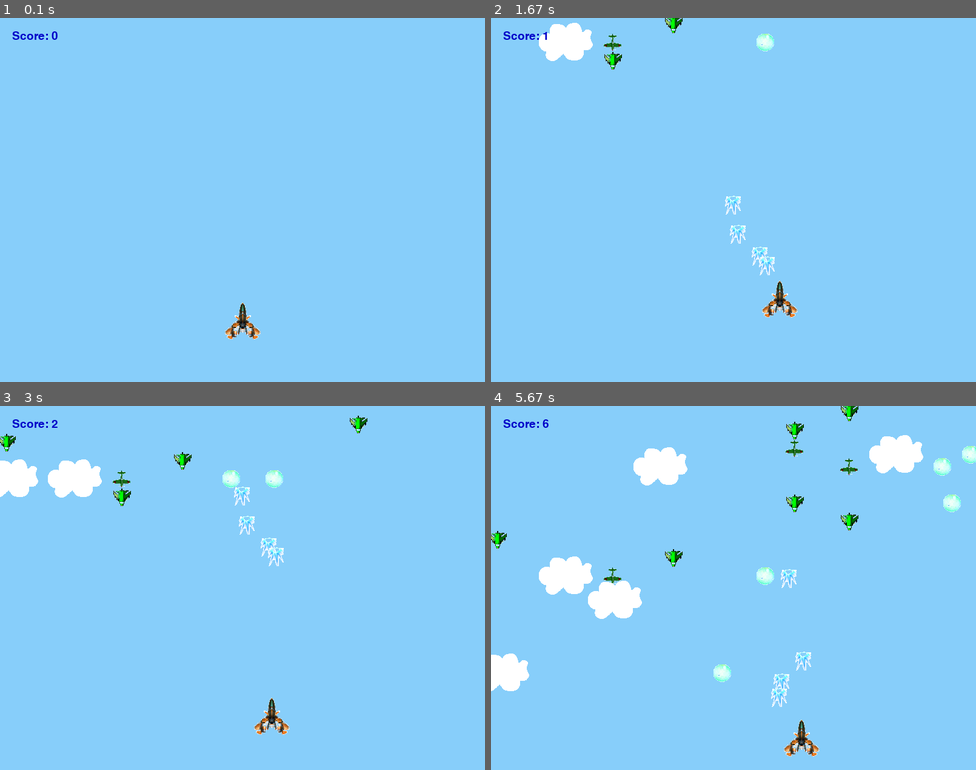
Above: before the commit, frames 1-4 (two rows, left to right).
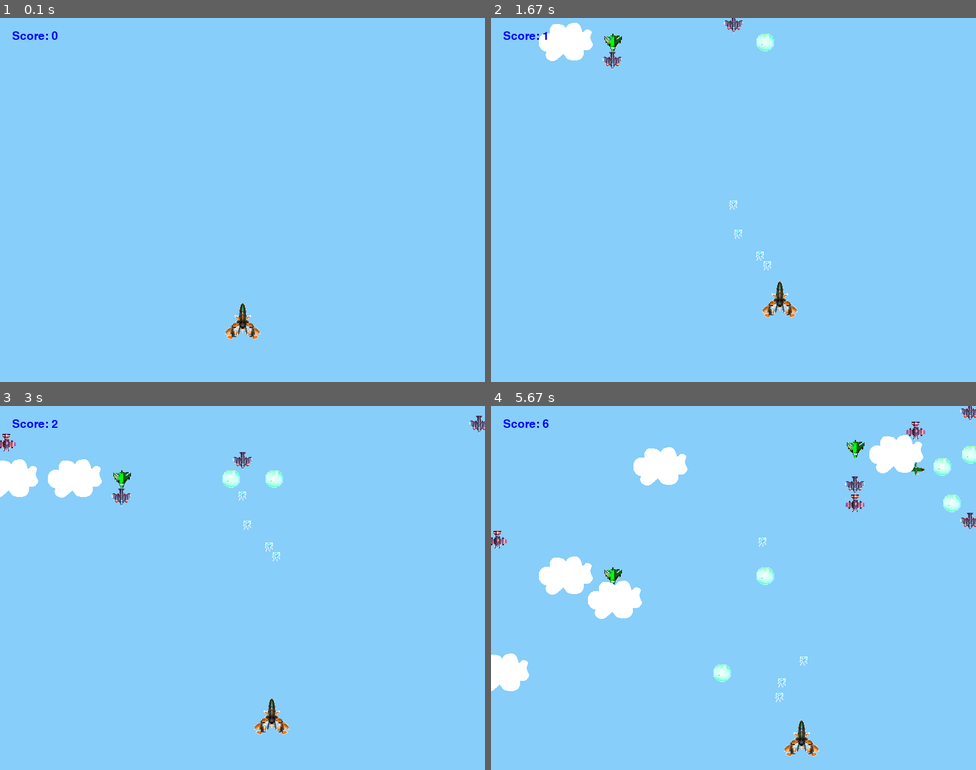
Above: after the commit, the same moments.

Repository: chauby/pygame_plane_war
Game: pygame game, started from playGame.py
Same seed, same stepped clock (60 frames per second), same inputs: the game is played once before the commit and once after it. The source is Python 2; it was converted automatically to run under Python 3.
Inputs:
- Up to frame 1 (0.1 s): no input
- Up to frame 2 (1.67 s): tap Space at 0.33, 0.73, 1.03, 1.23, 1.57 s; hold Right 0.67-1.13 s; hold Up 1.17-1.47 s; hold Right from 1.5 s (still down)
- Up to frame 3 (3 s): tap Space at 1.87, 2.07, 2.37, 2.63, 2.97 s; release Right at 1.97 s; hold Left 2-2.53 s; hold Down 2.57-2.87 s; hold Down from 2.9 s (still down)
- Up to frame 4 (5.67 s): tap Space at 3.27, 3.4, 3.8, 4.1, 4.47, 4.87, 5.17, 5.37 s; release Down at 3.3 s; hold Up 3.33-3.7 s; hold Right 3.73-4.37 s; hold Down 4.4-4.77 s; hold Left 4.8-5.27 s; hold Right from 5.3 s (still down)

The runs differ from the first frame. In frame 1, less than 0.1% of the frame differs, in the area x 2-12%, y 3-6%; in frame 2, 0.9%; in frame 3, 1.2%; in frame 4, 1.9%, in the area x 0-100%, y 0-83%.

Commit message:
fix some bugs

Diff:
--- a/playGame.py
+++ b/playGame.py
@@ -21,7 +21,7 @@
 class Player(pygame.sprite.Sprite):
 	def __init__(self):
 		super(Player, self).__init__()
-		image = pygame.image.load('GodPlane2.png').convert()
+		image = pygame.image.load('data/GodPlane.png').convert()
 		self.image = pygame.transform.scale(image, (64, 64))
 		self.image.set_colorkey((255, 255, 255), RLEACCEL)
 		self.rect = self.image.get_rect(center = (width/2, 500))#set the plaer's init position
@@ -50,8 +50,8 @@
 class Bullet(pygame.sprite.Sprite):
 	def __init__(self, x_position, y_position):
 		super(Bullet, self).__init__()
-		image = pygame.image.load('biu2.png').convert()
-		self.image = pygame.transform.scale(image, (32, 32))
+		image = pygame.image.load('data/bullet.png').convert()
+		self.image = pygame.transform.scale(image, (16, 16))
 		self.image.set_colorkey((255, 255, 255), RLEACCEL)
 		self.rect = self.image.get_rect(center = (x_position, y_position))
 		self.speed = 2
@@ -65,7 +65,7 @@
 class RewardBlood(pygame.sprite.Sprite):
 	def __init__(self):
 		super(RewardBlood, self).__init__()
-		image = pygame.image.load('sphere2.png').convert()
+		image = pygame.image.load('data/sphere.png').convert()
 		self.image = pygame.transform.scale(image, (32, 32))
 		self.image.set_colorkey((255, 255, 255), RLEACCEL)
 		self.rect = self.image.get_rect(center = (random.randint(0, width), 0))
@@ -80,14 +80,20 @@
 class Enemy(pygame.sprite.Sprite):
 	def __init__(self):
 		super(Enemy, self).__init__()
-		if random.randint(1,2) == 1:
-			image = pygame.image.load('JpPlane2.png').convert()
+		index = random.randint(0, 3)
+		if index == 0:
+			image = pygame.image.load('data/JpPlane.png').convert()
+		elif index == 1:
+			image = pygame.image.load('data/GreenPlane.png').convert()
+		elif index == 2:
+			image = pygame.image.load('data/JitPlane.png').convert()
 		else:
-			image = pygame.image.load('GreenPlane2.png').convert()
+			image = pygame.image.load('data/LXPlane.png').convert()
+
 		self.image = pygame.transform.scale(image, (32, 32))
-		self.init_position = [10, 100, 200, 300, 400, 500, 590]
-		self.image.set_colorkey((255, 255, 255), RLEACCEL)
-		self.rect = self.image.get_rect(center = (self.init_position[random.randint(0, 6)], 0))
+		self.init_position = [10, 100, 200, 300, 400, 500, 600, 700, 790]
+		self.image.set_colorkey((255, 255, 255), RLEACCEL)
+		self.rect = self.image.get_rect(center = (self.init_position[random.randint(0, 8)], 0))
 		# self.speed = random.randint(1, 2)
 		self.speed = 1
 
@@ -101,7 +107,7 @@
 	"""docstring for Cloud"""
 	def __init__(self):
 		super(Cloud, self).__init__()
-		self.image = pygame.image.load('cloud.png').convert()
+		self.image = pygame.image.load('data/cloud.png').convert()
 		self.image.set_colorkey((0, 0, 0), RLEACCEL)
 		self.rect = self.image.get_rect(center = (random.randint(0, width), 0))
 		self.speed = random.randint(1,3)
@@ -213,7 +219,7 @@
 			if event.key == K_ESCAPE:
 				running = False
 			elif event.key == K_SPACE:
-				if len(bullets) <= 3:
+				if (len(bullets) <= 3) and (game_over == False):
 					new_bullet = Bullet(player.rect[0] + 32, player.rect[1])
 					bullets.add(new_bullet)
 					all_sprites.add(new_bullet)
@@ -234,14 +240,13 @@
 			rewardBloods.add(new_reward)
 			all_sprites.add(new_reward)
 
-	print player.rect
-
 	screen.blit(background, (0, 0))
 	clouds.update()
 	enemies.update()
 	rewardBloods.update()
-	pressed_keys = pygame.key.get_pressed()
-	player.update(pressed_keys)
+	if game_over == False:
+		pressed_keys = pygame.key.get_pressed()
+		player.update(pressed_keys)
 	bullets.update()
 
 	for entity in all_sprites:
@@ -267,7 +272,7 @@
 		current_time = datetime.now()
 
 	score_text = u"Score: %s" % ((current_time - start_time).seconds + player_get_bloods + player_hit_enemies)
-	show_text(screen, (20, 20), score_text, (0, 0, 200), False, font_size = 28)
+	show_text(screen, (20, 20), score_text, (0, 0, 255), False, font_size = 28)
 
 	#将两次flip之间的修改更新到整个屏幕
 	pygame.display.flip()
Binary file removed: GodPlane.png
Binary file removed: JitPlane.png
Binary file removed: JitPlane2.png
Binary file removed: LXPlane2.png
Binary file removed: biu.png
Renamed: GodPlane2.png -> data/GodPlane.png
Renamed: GreenPlane2.png -> data/GreenPlane.png
Binary file added: data/JitPlane.png
Renamed: JpPlane2.png -> data/JpPlane.png
Binary file added: data/LXPlane.png
Renamed: biu2.png -> data/bullet.png
Renamed: cloud.png -> data/cloud.png
(and 12 more such lines)
